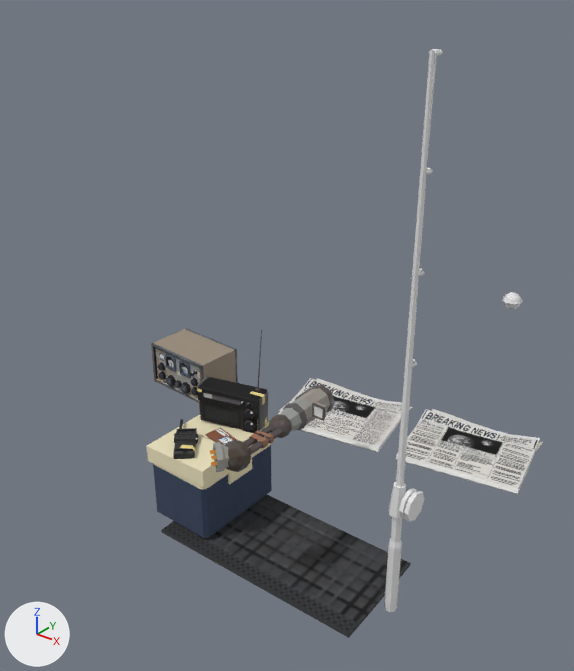
The FBX model Max.fbx: old version first, new version second.
Both versions are drawn from a camera (50 mm lens) standing at (2.5, -1.15, 2.62) and looking at (-0.21, 2.24, 0.51). The lights are fixed; the arrows at lower left show +X, +Y and +Z. Where no turn or scale is listed for an object, it has been applied to the vertices.

The first picture shows 'Esky', 'EskyLid', 'FishingRod', 'Newspaper', 'Newspaper_LOWDETAIL', 'Radio', 'Radio.001', 'RobotArm', 'RubberMat'.
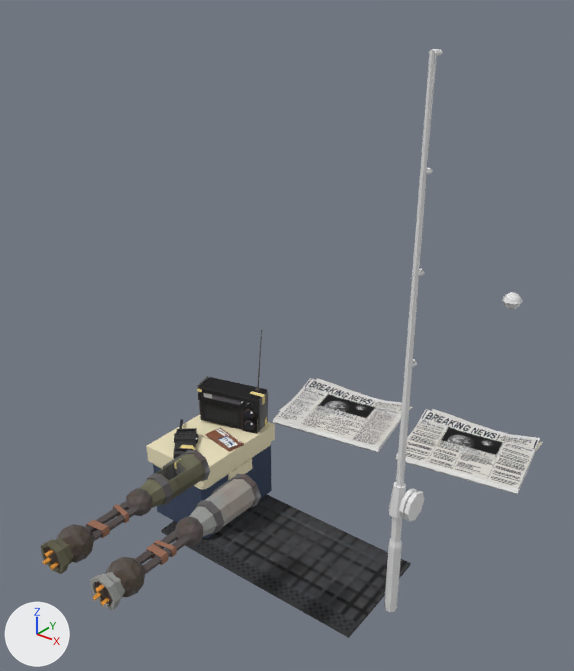
Commit message: added arm

Changed parts and their boxes (x1, y1, x2, y2) in the pictures (574 x 671 px):
'Radio.001', deleted
    before: (151, 328, 238, 403)
'RobotArm', deleted
    before: (210, 385, 335, 472)
    faces in mat_material_004 (picture img_largetexture1_png): (210, 385, 335, 472)
'RobotArmTip.001', added
    after: (175, 474, 261, 546)
'RobotArmTip.002', added
    after: (126, 450, 210, 516)
'RobotArmMid', added
    after: (106, 530, 190, 597)
'RobotArmMid.001', added
    after: (56, 501, 139, 563)
'RobotArmEnd', added
    after: (90, 572, 125, 610)
'RobotArmEnd.001', added
    after: (41, 538, 74, 574)

Patch to the scene script:
```diff
--- a/Max.fbx.py
+++ b/Max.fbx.py
@@ me_icosphere_017 @@
+me_icosphere_017.from_pydata(...)  # 218 vertices, 245 faces; spans x -0.1..0.094, y -0.065..0.459, z -0.091..0.104
+me_icosphere_017.materials.append(mat_material_004)  # picture img_largetexture1_png
@@ me_icosphere_015 @@
+me_icosphere_015.from_pydata(...)  # 86 vertices, 106 faces; spans x -0.085..0.087, y -0.091..0.363, z -0.082..0.101
+me_icosphere_015.materials.append(mat_material_004)  # picture img_largetexture1_png
@@ me_icosphere_010 @@
+me_icosphere_010.from_pydata(...)  # 86 vertices, 106 faces; spans x -0.085..0.087, y -0.091..0.363, z -0.082..0.101
+me_icosphere_010.materials.append(mat_material_004)  # picture img_largetexture1_png
@@ me_icosphere_014 @@
+me_icosphere_014.from_pydata(...)  # 174 vertices, 206 faces; spans x -0.101..0.093, y -0.065..0.459, z -0.091..0.104
+me_icosphere_014.materials.append(mat_material_004)  # picture img_largetexture1_png
@@ me_icosphere_016 @@
+me_icosphere_016.from_pydata(...)  # 60 vertices, 52 faces; spans x -0.076..0.087, y -0.16..-0.017, z -0.086..0.08
+me_icosphere_016.materials.append(mat_material_004)  # picture img_largetexture1_png
@@ me_icosphere_011 @@
+me_icosphere_011.from_pydata(...)  # 60 vertices, 52 faces; spans x -0.076..0.087, y -0.16..-0.017, z -0.086..0.08
+me_icosphere_011.materials.append(mat_material_004)  # picture img_largetexture1_png
@@ ob_robotarm @@
-ob_robotarm = bpy.data.objects.new('RobotArm', me_icosphere_004)
-ob_robotarm.location = (-0.07, 1.93, 0.033)
@@ ob_radio_001 @@
-ob_radio_001 = bpy.data.objects.new('Radio.001', me_cube_005)
-ob_radio_001.location = (-1.267, 2.471, -0.139)
@@ ob_robotarmtip_002 @@
+ob_robotarmtip_002 = bpy.data.objects.new('RobotArmTip.002', me_icosphere_017)
+ob_robotarmtip_002.location = (-0.179, 0.966, 0.033)
@@ ob_robotarmmid_001 @@
+ob_robotarmmid_001 = bpy.data.objects.new('RobotArmMid.001', me_icosphere_015)
+ob_robotarmmid_001.location = (-0.181, 0.563, 0.033)
@@ ob_robotarmmid @@
+ob_robotarmmid = bpy.data.objects.new('RobotArmMid', me_icosphere_010)
+ob_robotarmmid.location = (0.184, 0.563, 0.033)
@@ ob_robotarmtip_001 @@
+ob_robotarmtip_001 = bpy.data.objects.new('RobotArmTip.001', me_icosphere_014)
+ob_robotarmtip_001.location = (0.186, 0.966, 0.033)
@@ ob_robotarmend_001 @@
+ob_robotarmend_001 = bpy.data.objects.new('RobotArmEnd.001', me_icosphere_016)
+ob_robotarmend_001.location = (-0.181, 0.564, 0.045)
@@ ob_robotarmend @@
+ob_robotarmend = bpy.data.objects.new('RobotArmEnd', me_icosphere_011)
+ob_robotarmend.location = (0.183, 0.564, 0.045)
```
